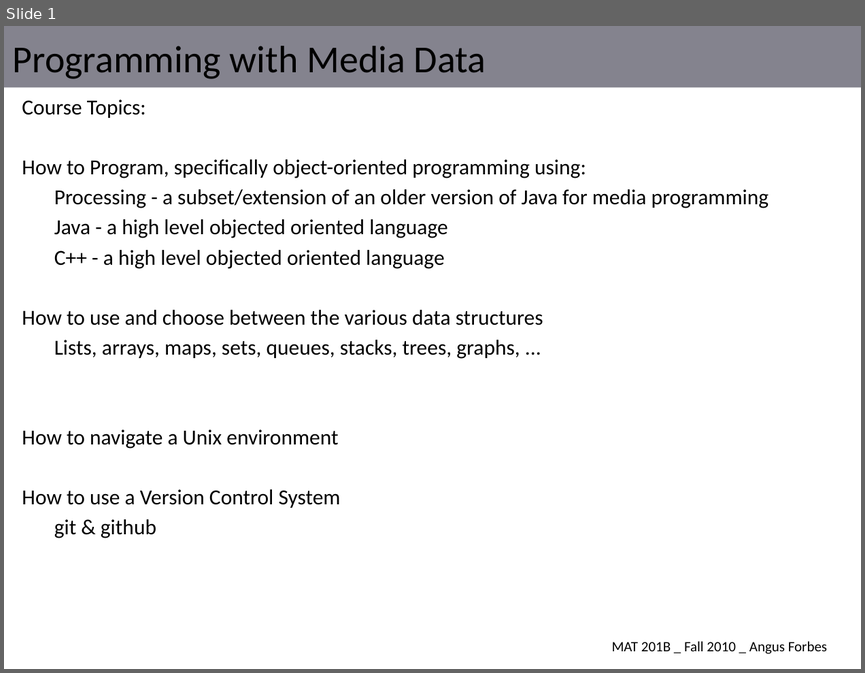
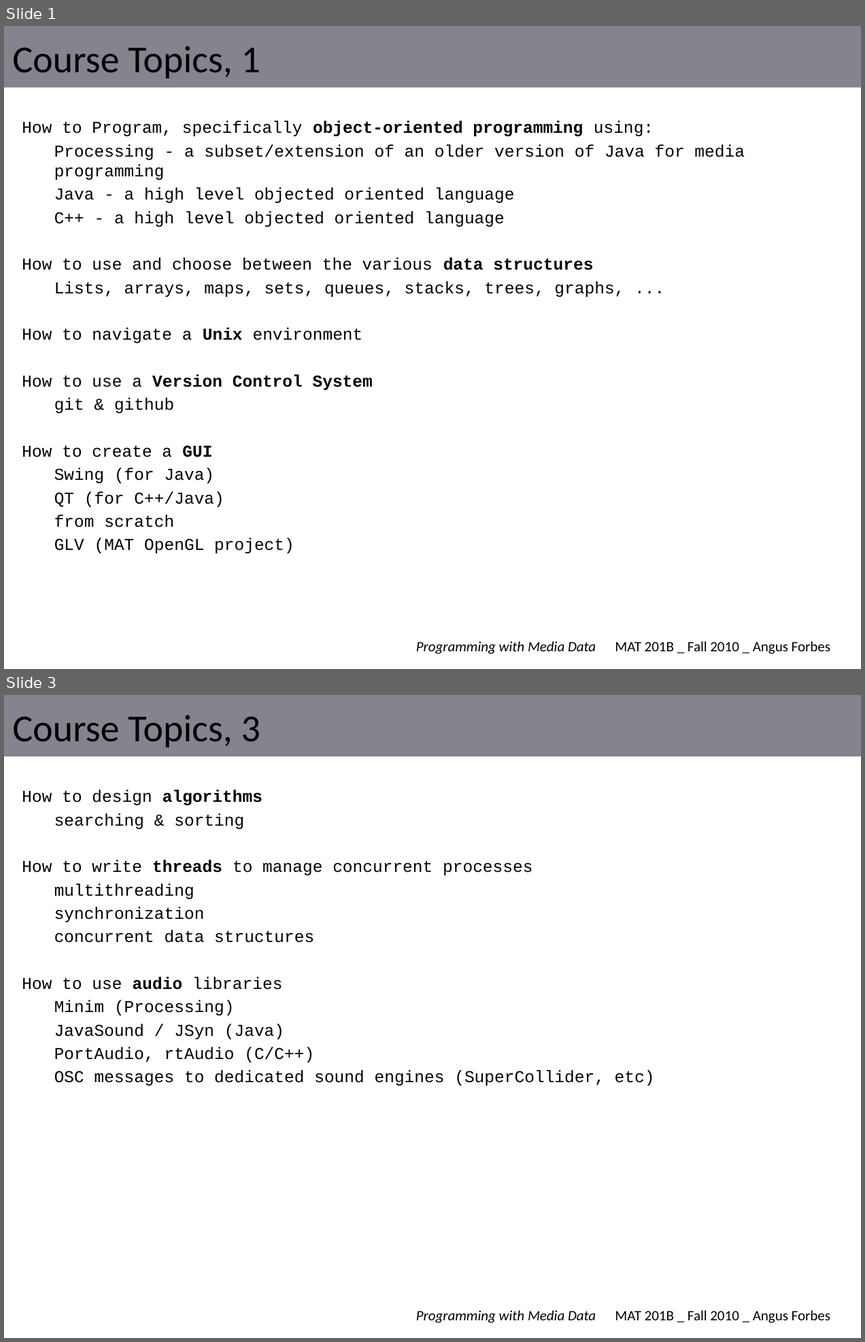
Before and after one commit to angusforbes/mat201b, a slide deck: slides/week1_thurs.pptx. Shown one above the other, each under a label of ours: slide 1 before the commit, slides 1 and 3 after it; the slides between them are not shown. The pictures are 865x673 and 865x1342 pixels, drawn with LibreOffice and Linux fonts; fonts in the diff are those of the drawing. Boxes give left, top, right and bottom in pixels: in the first picture for what was removed or moved away, otherwise in the second. Text is boxed around its words. In the diff, an @@ line names an element or a change of style, - is before the commit and + after.

```diff
--- a/slides/week1_thurs.pptx
+++ b/slides/week1_thurs.pptx
@@ slide 3 added at [4, 695, 861, 1338], background #FFFFFF; not listed: 3 template elements that a slide beside it also shows @@
@@ title added at [13, 715, 260, 747], 32 pt, text #000000 @@
+Course Topics, 3
@@ text added at [22, 790, 655, 1085], 14 pt, text #000000 @@
+How to design algorithms
+searching & sorting
+How to write threads to manage concurrent processes
+multithreading
+synchronization
+concurrent data structures
+How to use audio libraries
+Minim (Processing)
+JavaSound / JSyn (Java)
+PortAudio, rtAudio (C/C++)
+OSC messages to dedicated sound engines (SuperCollider, etc)
@@ slide 1 changed as well @@
@@ title at [13, 46, 260, 78]: text changed @@
-Programming with Media Data
+Course Topics, 1
@@ text at [22, 99, 146, 118]: paragraph removed @@
-Course Topics:
@@ text at [22, 121, 745, 413]: size 18 to 14 pt, font Calibri to Courier New in "How to Program, specifically object-oriented programming usi ...", "Processing - a subset/extension of an older ...", "Java - a high level objected oriented ...", "C++ - a high level objected oriented ..." and 5 more places; bold on in "object-oriented programming", "data structures", "Unix", "Version Control System" @@
@@ text at [22, 445, 294, 553]: paragraphs added @@
+How to create a GUI
+Swing (for Java)
+QT (for C++/Java)
+from scratch
+GLV (MAT OpenGL project)
@@ text "MAT 201B _ Fall 2010 ...": place and size @@
-text "MAT 201B _ Fall 2010 ..." at [612, 641, 827, 654]
+text "MAT 201B _ Fall 2010 ..." at [615, 641, 830, 654]
@@ text added at [416, 641, 596, 654], 12 pt, text #000000, italic @@
+Programming with Media Data
```
Also in this commit, not shown: 5 other slides changed, 9 other slides added, 1 other file.
